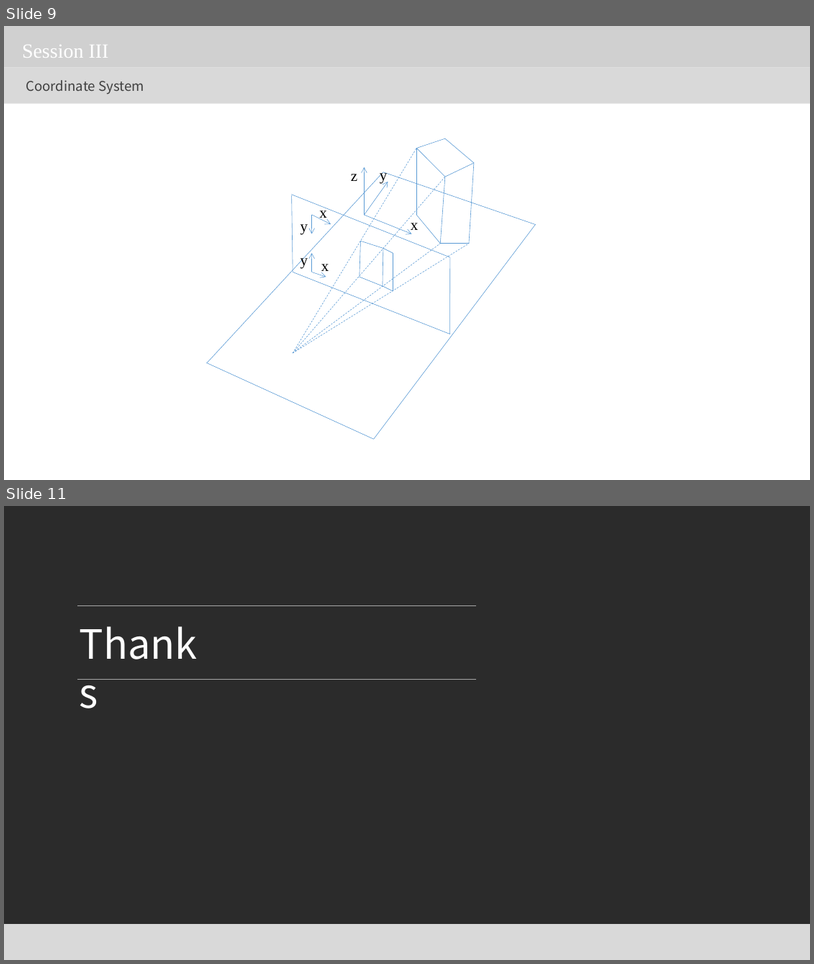
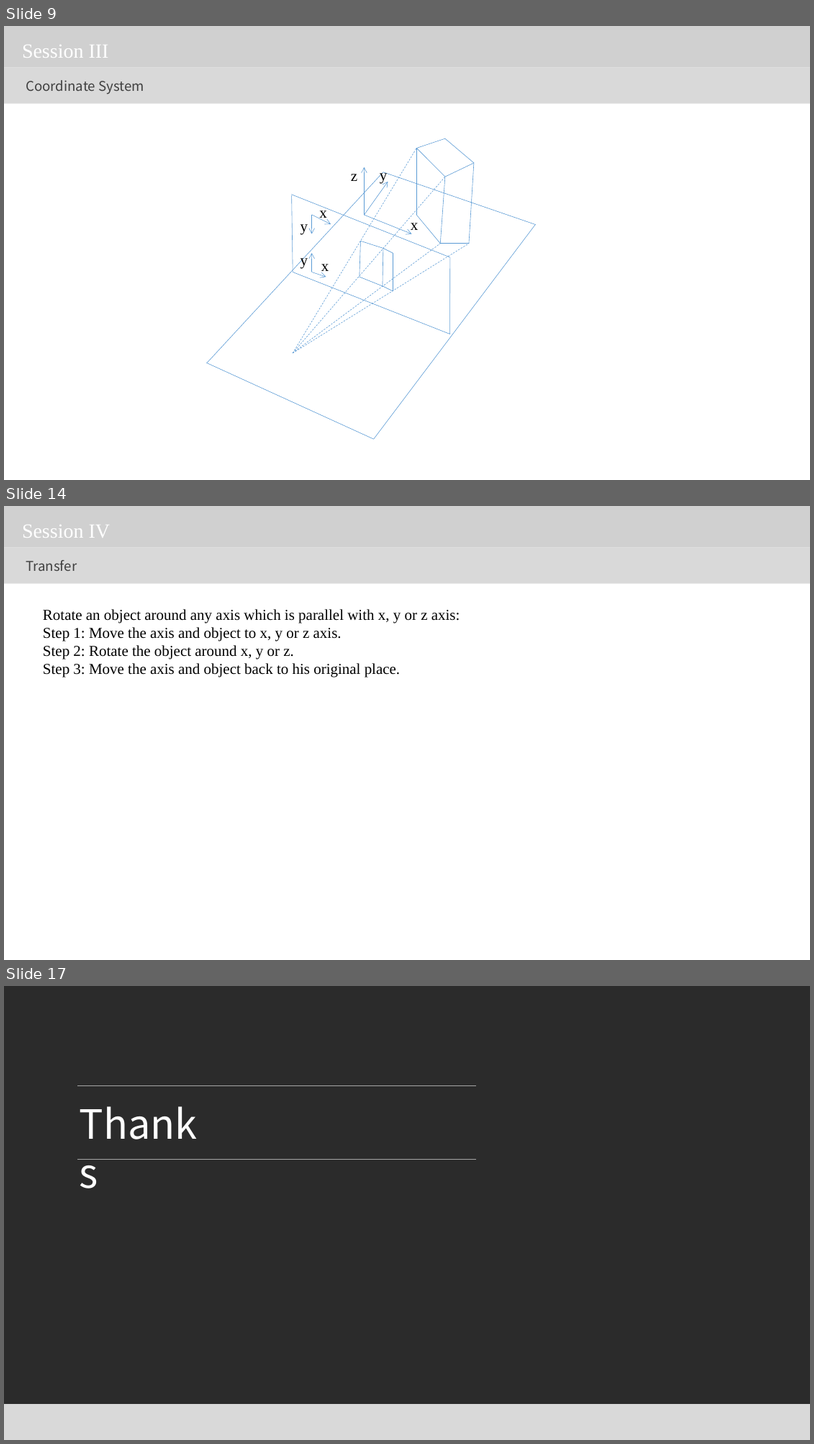
Before and after one commit to jeromepeng/tetris, a slide deck: Doc/3D Graphic.pptx. Shown one above the other, each under a label of ours: slides 9 and 11 before the commit, slides 9, 14 and 17 after it; the slides between them are not shown. The pictures are 814x964 and 814x1444 pixels, drawn with LibreOffice and Linux fonts; fonts in the diff are those of the drawing; grey boxes stand for pictures; background and template pictures are left out; a plain dark background stands for a picture behind light text. Boxes give left, top, right and bottom in pixels: in the first picture for what was removed or moved away, otherwise in the second. Text is boxed around its words. In the diff, an @@ line names an element or a change of style, - is before the commit and + after.

```diff
--- a/Doc/3D Graphic.pptx
+++ b/Doc/3D Graphic.pptx
@@ slide 14 added at (4, 506, 810, 960), background picture (left out) @@
@@ picture added at (4, 506, 810, 547) @@
@@ text added at (22, 525, 111, 538), 24 pt, text #FFFFFF @@
+Session IV
@@ rectangle added at (4, 547, 810, 584), fill #D9D9D9 @@
@@ text added at (26, 560, 77, 571), 16 pt, text #404040 @@
+Transfer
@@ text added at (43, 609, 460, 677), 18 pt, text #000000 @@
+Rotate an object around any axis which is parallel with x, y or z axis:
+Step 1: Move the axis and object to x, y or z axis.
+Step 2: Rotate the object around x, y or z.
+Step 3: Move the axis and object back to his original place.
@@ what was slide 11 is now slide 17 @@
```
Also in this commit, not shown: 1 slide changed, 5 other slides added, 11 other files.
